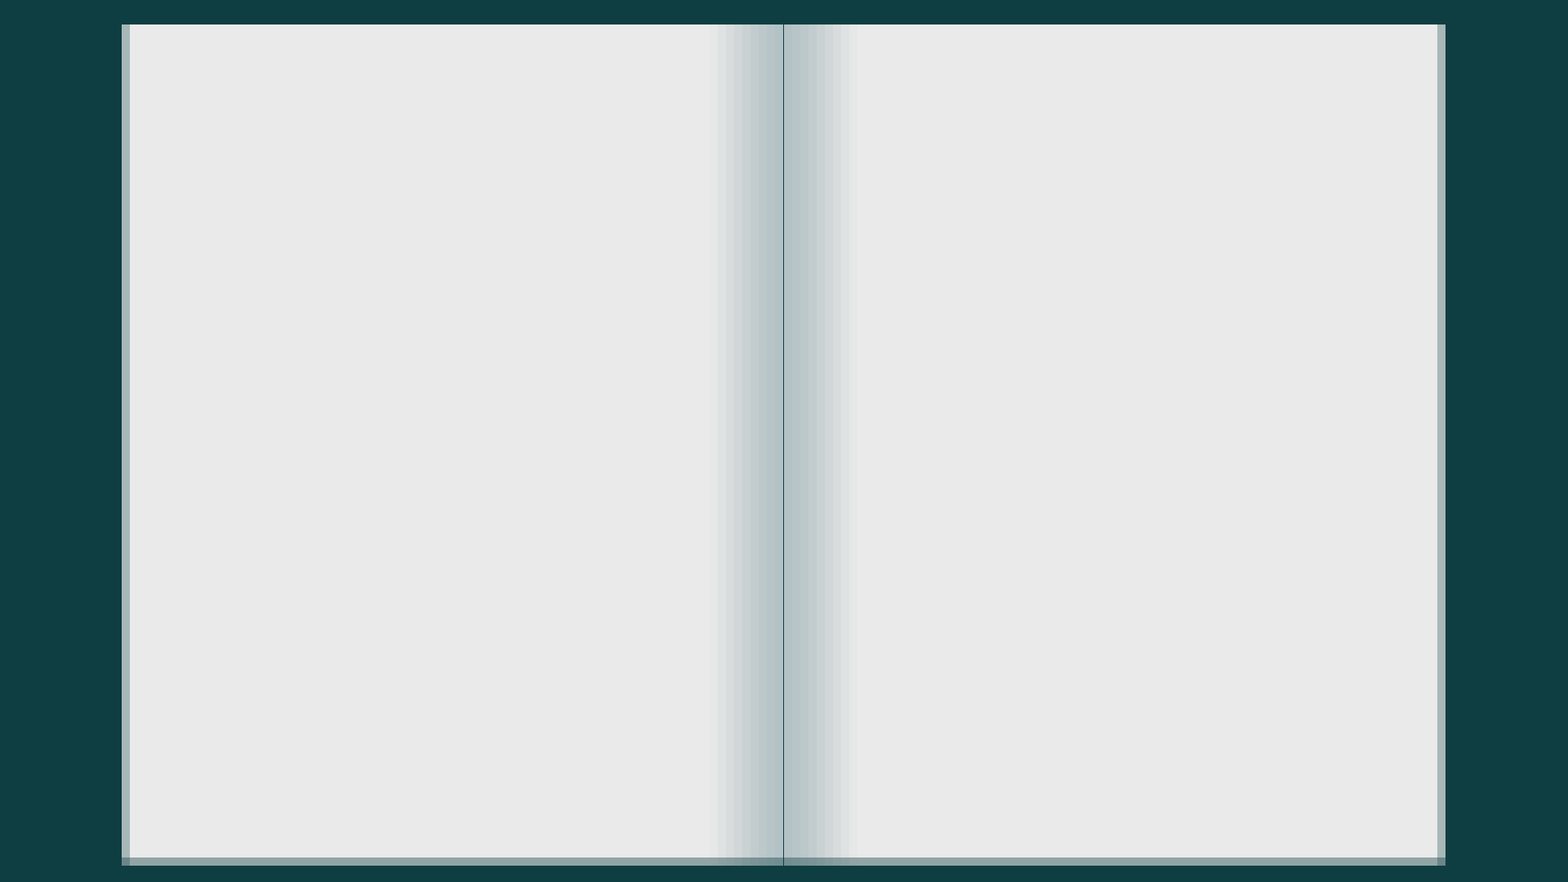
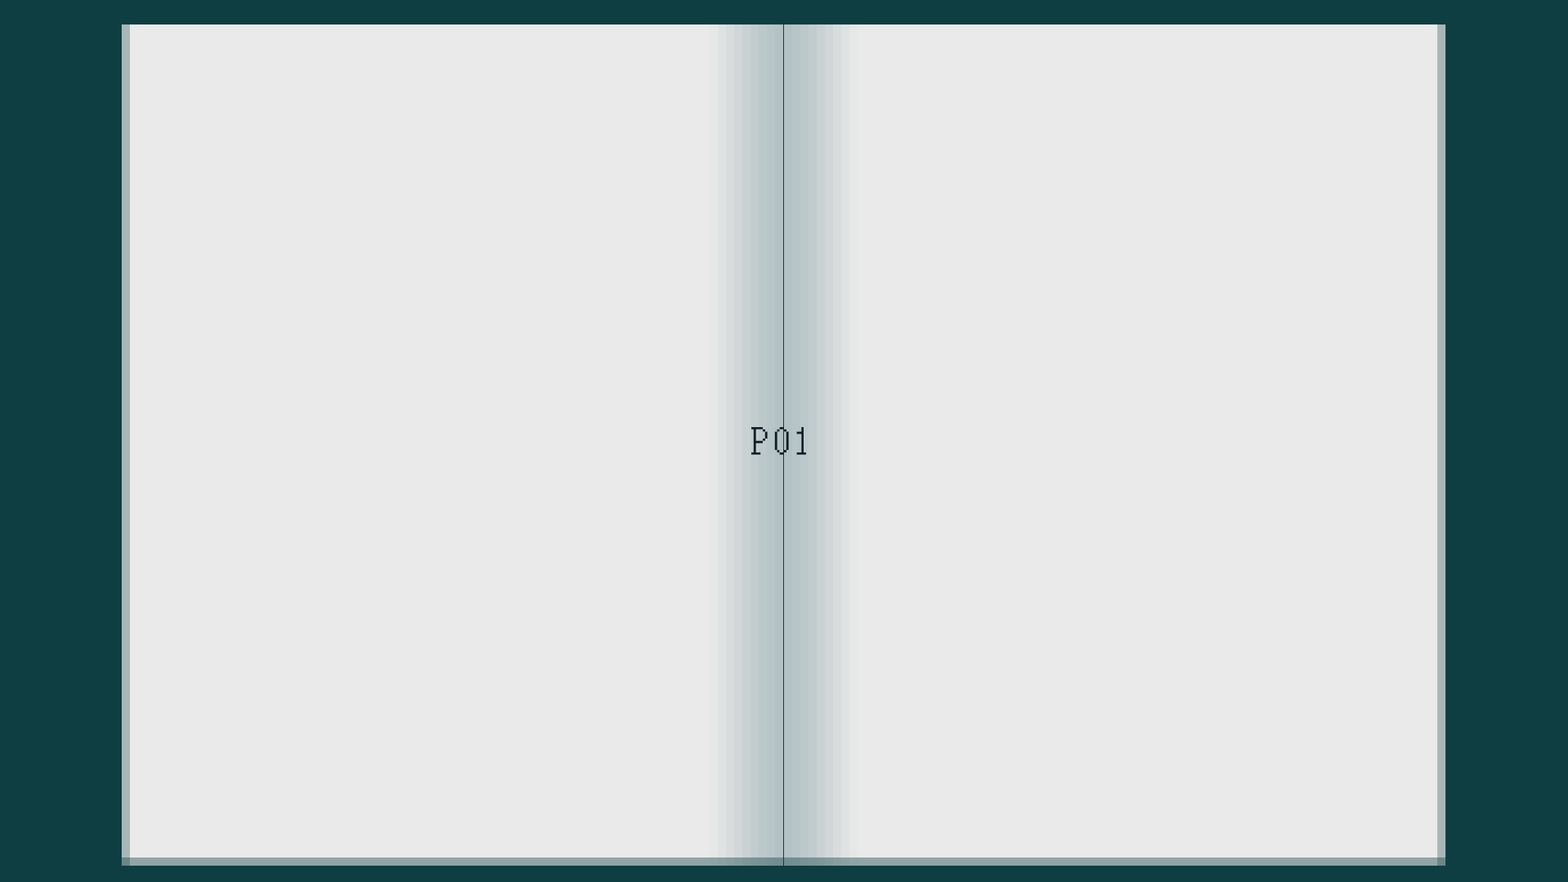
The second 1568px x 882px image is a revision of the first. Changes to its layers:
showed "P01" over [751,427,807,455]